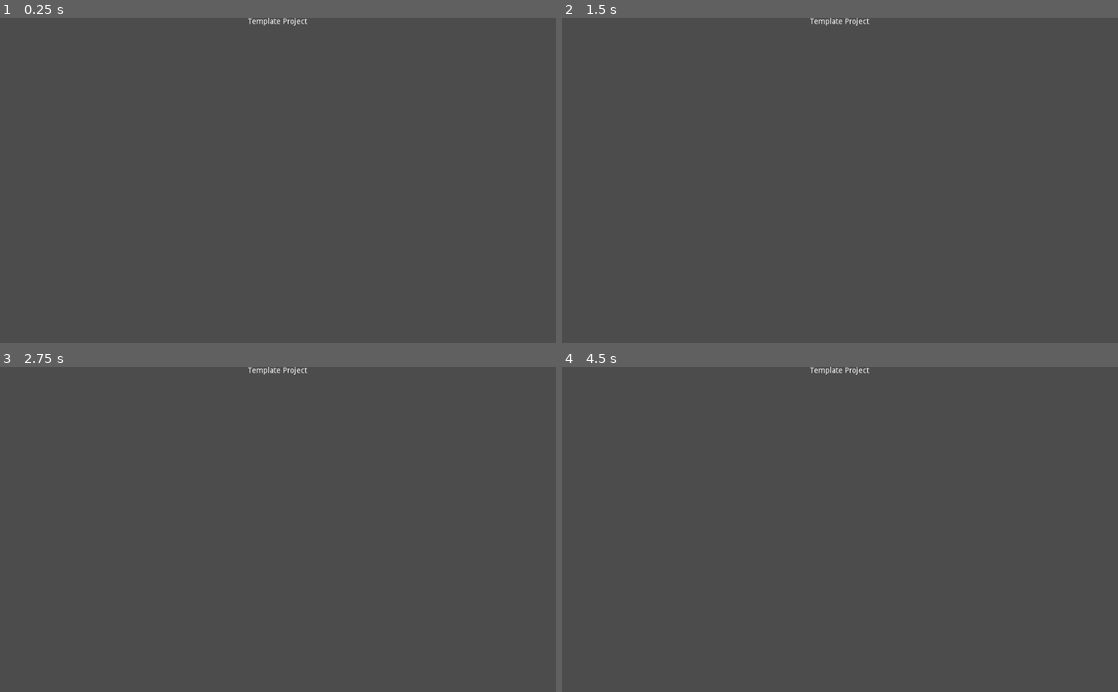
Above: before the commit, frames 1-4 (two rows, left to right).
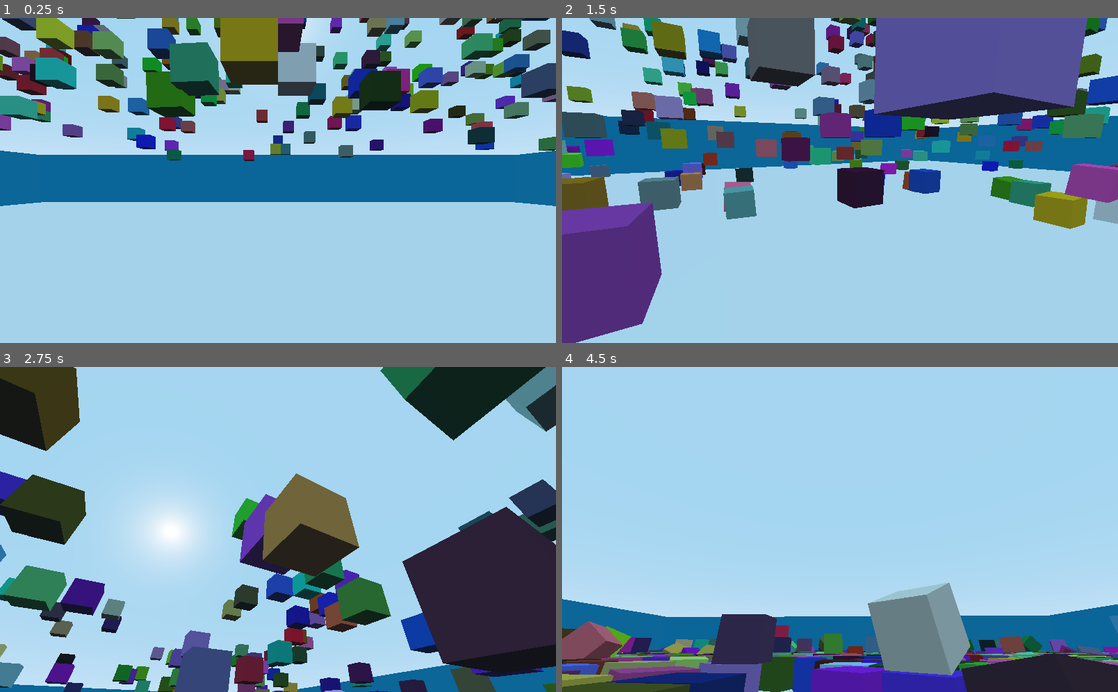
Above: after the commit, the same moments.

Repository: 201flaviosilva-labs/Et-Cetera
Game: Godot game, scene res://Main.tscn
Same seed, same stepped clock (60 frames per second), same inputs: the game is played once before the commit and once after it. Before the commit the project starts from res://src/Scenes/Start.tscn.
Inputs (mouse positions are in pixels of both pictures, inside the frame that each line leads up to):
- Up to frame 1 (0.25 s): no input
- Up to frame 2 (1.5 s): move the mouse to (962, 164) at 0.52 s; hold D (move_right, bound only after the commit) 0.53-1.28 s; hold Shift (run, bound only after the commit) 0.53-1.28 s; click (962, 164) at 0.6 s; tap Space (jump, bound only after the commit) at 0.77, 1.07 s; move the mouse to (728, 196) at 1.27 s; hold S (move_backward, bound only after the commit) from 1.28 s (still down); tap Shift (run, bound only after the commit) at 1.35 s
- Up to frame 3 (2.75 s): tap Space (jump, bound only after the commit) at 1.52, 1.55, 1.82, 2.1 s; move the mouse to (333, 458) at 2.02 s; release S (move_backward, bound only after the commit) at 2.03 s; hold D (move_right, bound only after the commit) from 2.03 s (still down); click (333, 458) at 2.3 s
- Up to frame 4 (4.5 s): move the mouse to (812, 594) at 2.77 s; release D (move_right, bound only after the commit) at 2.78 s; hold W (move_forward, bound only after the commit) 2.78-3.53 s; click (812, 594) at 2.85 s; tap Space (jump, bound only after the commit) at 3.02, 3.32, 3.77, 3.8, 4.07 s; tap Shift (run, bound only after the commit) at 3.05 s; move the mouse to (1006, 578) at 3.52 s; hold Shift (run, bound only after the commit) 3.53-4.28 s; hold A (move_left, bound only after the commit) from 3.53 s (still down); tap Escape (ui_cancel) at 4.15 s; move the mouse to (673, 480) at 4.27 s; click (673, 480) at 4.35 s

The runs differ from the first frame. In frame 1, 99% of the frame differs, in the area x 0-100%, y 0-100%; in frame 2, 98%; in frame 3, 100%; in frame 4, 100%.

Commit message:
start Godot project

Diff:
--- /dev/null
+++ b/Project/Crate.gd
@@ -0,0 +1,9 @@
+extends RigidBody
+
+onready var MESH: MeshInstance = $MeshInstance
+
+func _start(color: Color):
+	var newMaterial = SpatialMaterial.new()
+	newMaterial.albedo_color = color
+	MESH.material_override = newMaterial
+	pass
--- /dev/null
+++ b/Project/Crate.tscn
@@ -0,0 +1,22 @@
+[gd_scene load_steps=5 format=2]
+
+[ext_resource path="res://Crate.gd" type="Script" id=1]
+
+[sub_resource type="SpatialMaterial" id=3]
+
+[sub_resource type="CubeMesh" id=1]
+material = SubResource( 3 )
+
+[sub_resource type="BoxShape" id=2]
+
+[node name="Crate" type="RigidBody"]
+script = ExtResource( 1 )
+__meta__ = {
+"_edit_group_": true
+}
+
+[node name="MeshInstance" type="MeshInstance" parent="."]
+mesh = SubResource( 1 )
+
+[node name="CollisionShape" type="CollisionShape" parent="."]
+shape = SubResource( 2 )
--- /dev/null
+++ b/Project/Ground.tscn
@@ -0,0 +1,15 @@
+[gd_scene load_steps=3 format=2]
+
+[sub_resource type="PlaneMesh" id=1]
+size = Vector2( 100, 100 )
+
+[sub_resource type="ConcavePolygonShape" id=2]
+data = PoolVector3Array( 50, 0, 50, -50, 0, 50, 50, 0, -50, -50, 0, 50, -50, 0, -50, 50, 0, -50 )
+
+[node name="Ground" type="StaticBody"]
+
+[node name="MeshInstance" type="MeshInstance" parent="."]
+mesh = SubResource( 1 )
+
+[node name="CollisionShape" type="CollisionShape" parent="."]
+shape = SubResource( 2 )
--- /dev/null
+++ b/Project/Main.gd
@@ -0,0 +1,20 @@
+extends Spatial
+
+var CRATE: PackedScene = preload("res://Crate.tscn")
+var rng = RandomNumberGenerator.new()
+
+func _ready() -> void:
+	for i in range(1000):
+		_create_new_crate()
+	pass
+
+func _create_new_crate() -> void:
+	var new_crate = CRATE.instance()
+	var x = rng.randi_range(-49, 49)
+	var y = rng.randi_range(10, 50)
+	var z = rng.randi_range(-49, 49)
+	var color := Color(rng.randf(),rng.randf(),rng.randf())
+	new_crate.translate(Vector3(x,y,z))
+	new_crate.call_deferred("_start", color)
+	add_child(new_crate)
+	pass
--- /dev/null
+++ b/Project/Main.tscn
@@ -0,0 +1,32 @@
+[gd_scene load_steps=6 format=2]
+
+[ext_resource path="res://Crate.tscn" type="PackedScene" id=1]
+[ext_resource path="res://Ground.tscn" type="PackedScene" id=2]
+[ext_resource path="res://Player.tscn" type="PackedScene" id=3]
+[ext_resource path="res://Main.gd" type="Script" id=4]
+[ext_resource path="res://Wall.tscn" type="PackedScene" id=5]
+
+[node name="Main" type="Spatial"]
+script = ExtResource( 4 )
+
+[node name="Ground" parent="." instance=ExtResource( 2 )]
+
+[node name="Player" parent="." instance=ExtResource( 3 )]
+transform = Transform( 1, 0, 0, 0, 1, 0, 0, 0, 1, 0, 4, 0 )
+
+[node name="Crate" parent="." instance=ExtResource( 1 )]
+transform = Transform( 1, 0, 0, 0, 1, 0, 0, 0, 1, 1, 11, -14 )
+
+[node name="Walls" type="Spatial" parent="."]
+
+[node name="Left" parent="Walls" instance=ExtResource( 5 )]
+transform = Transform( 1, 0, 0, 0, 1, 0, 0, 0, 1, -50, 5, 0 )
+
+[node name="Right" parent="Walls" instance=ExtResource( 5 )]
+transform = Transform( 1, 0, 0, 0, 1, 0, 0, 0, 1, 50, 5, 0 )
+
+[node name="Top" parent="Walls" instance=ExtResource( 5 )]
+transform = Transform( -4.37114e-08, 0, -1, 0, 1, 0, 1, 0, -4.37114e-08, 0, 5, -50 )
+
+[node name="Bottom" parent="Walls" instance=ExtResource( 5 )]
+transform = Transform( -4.37114e-08, 0, -1, 0, 1, 0, 1, 0, -4.37114e-08, 0, 5, 50 )
--- /dev/null
+++ b/Project/Player.gd
@@ -0,0 +1,61 @@
+extends KinematicBody
+
+export (float) var NORMAL_SPEED: float = 10
+export (float) var JUMP_FORCE: float = 10
+export (Vector3) var GRAVITY: Vector3 = Vector3.DOWN * 15
+export (float) var MOUSE_SENSIVITY: float = 0.3
+
+var velocity: Vector3 = Vector3.ZERO
+var is_jumping: bool = false
+
+onready var CAMERA: Camera = $Camera
+
+func _ready() -> void:
+	Input.set_mouse_mode(Input.MOUSE_MODE_CAPTURED)
+	pass
+
+func _process(delta: float) -> void:
+	var input = Vector3.ZERO
+	var speed = NORMAL_SPEED
+
+	# Jump
+	if Input.is_action_just_pressed("jump") and is_on_floor():
+		velocity.y += JUMP_FORCE
+		is_jumping = true
+	else: is_jumping = false
+
+	# Move
+	if Input.is_action_pressed("run"): speed = NORMAL_SPEED * 1.5
+
+	if Input.is_action_pressed("move_forward"): input += -speed * transform.basis.z
+	if Input.is_action_pressed("move_backward"): input += speed * transform.basis.z
+
+	if Input.is_action_pressed("move_left"): input += -speed * transform.basis.x
+	if Input.is_action_pressed("move_right"): input += speed * transform.basis.x
+
+	velocity.x = input.x
+	velocity.z = input.z
+	pass
+
+func _physics_process(delta: float) -> void:
+	velocity += GRAVITY * delta
+
+	var snap_vector = Vector3.DOWN if not is_jumping else Vector3.ZERO
+
+	velocity = move_and_slide_with_snap(velocity, snap_vector, Vector3.UP, true, 4, deg2rad(70))
+	pass
+
+func _unhandled_input(event: InputEvent) -> void:
+	if event is InputEventMouseMotion:
+		rotate_y(deg2rad(-event.relative.x * MOUSE_SENSIVITY))
+		CAMERA.rotate_x(deg2rad(-event.relative.y * MOUSE_SENSIVITY))
+		CAMERA.rotation.x = clamp(CAMERA.rotation.x , deg2rad(-90), deg2rad(90))
+
+	if Input.is_action_pressed("ui_cancel"):
+		Input.set_mouse_mode(Input.MOUSE_MODE_VISIBLE)
+		get_tree().set_input_as_handled()
+		pass
+
+	if Input.is_action_just_pressed("click") and Input.get_mouse_mode() == Input.MOUSE_MODE_VISIBLE:
+		Input.set_mouse_mode(Input.MOUSE_MODE_CAPTURED)
+	pass
--- /dev/null
+++ b/Project/Player.tscn
@@ -0,0 +1,25 @@
+[gd_scene load_steps=4 format=2]
+
+[ext_resource path="res://Player.gd" type="Script" id=1]
+
+[sub_resource type="CapsuleMesh" id=1]
+
+[sub_resource type="CapsuleShape" id=2]
+
+[node name="Player" type="KinematicBody"]
+script = ExtResource( 1 )
+__meta__ = {
+"_edit_group_": true
+}
+
+[node name="MeshInstance" type="MeshInstance" parent="."]
+transform = Transform( 1, 0, 0, 0, -4.37114e-08, -1, 0, 1, -4.37114e-08, 0, 0, 0 )
+mesh = SubResource( 1 )
+
+[node name="CollisionShape" type="CollisionShape" parent="."]
+transform = Transform( 1, 0, 0, 0, -4.37114e-08, -1, 0, 1, -4.37114e-08, 0, 0, 0 )
+shape = SubResource( 2 )
+
+[node name="Camera" type="Camera" parent="."]
+transform = Transform( 1, 0, 0, 0, 1, 0, 0, 0, 1, 0, 1.11079, -0.930673 )
+current = true
--- /dev/null
+++ b/Project/Wall.tscn
@@ -0,0 +1,19 @@
+[gd_scene load_steps=4 format=2]
+
+[sub_resource type="SpatialMaterial" id=2]
+albedo_color = Color( 0, 0.643137, 0.858824, 1 )
+
+[sub_resource type="CubeMesh" id=1]
+material = SubResource( 2 )
+
+[sub_resource type="BoxShape" id=3]
+
+[node name="Wall" type="StaticBody"]
+
+[node name="MeshInstance" type="MeshInstance" parent="."]
+transform = Transform( 0.05, 0, 0, 0, 5, 0, 0, 0, 50, 0, 0, 0 )
+mesh = SubResource( 1 )
+
+[node name="CollisionShape" type="CollisionShape" parent="."]
+transform = Transform( 0.05, 0, 0, 0, 5, 0, 0, 0, 50, 0, 0, 0 )
+shape = SubResource( 3 )
--- a/Project/project.godot
+++ b/Project/project.godot
@@ -8,15 +8,62 @@
 
 config_version=4
 
+_global_script_classes=[  ]
+_global_script_class_icons={
+}
+
 [application]
 
-config/name="Template Repository"
-run/main_scene="res://src/Scenes/Start.tscn"
+config/name="Et Cetera"
+run/main_scene="res://Main.tscn"
 config/icon="res://icon.png"
 
-[physics]
+[input]
 
-common/enable_pause_aware_picking=true
+move_left={
+"deadzone": 0.5,
+"events": [ Object(InputEventKey,"resource_local_to_scene":false,"resource_name":"","device":0,"alt":false,"shift":false,"control":false,"meta":false,"command":false,"pressed":false,"scancode":65,"physical_scancode":0,"unicode":0,"echo":false,"script":null)
+, Object(InputEventKey,"resource_local_to_scene":false,"resource_name":"","device":0,"alt":false,"shift":false,"control":false,"meta":false,"command":false,"pressed":false,"scancode":16777231,"physical_scancode":0,"unicode":0,"echo":false,"script":null)
+ ]
+}
+move_right={
+"deadzone": 0.5,
+"events": [ Object(InputEventKey,"resource_local_to_scene":false,"resource_name":"","device":0,"alt":false,"shift":false,"control":false,"meta":false,"command":false,"pressed":false,"scancode":68,"physical_scancode":0,"unicode":0,"echo":false,"script":null)
+, Object(InputEventKey,"resource_local_to_scene":false,"resource_name":"","device":0,"alt":false,"shift":false,"control":false,"meta":false,"command":false,"pressed":false,"scancode":16777233,"physical_scancode":0,"unicode":0,"echo":false,"script":null)
+ ]
+}
+move_forward={
+"deadzone": 0.5,
+"events": [ Object(InputEventKey,"resource_local_to_scene":false,"resource_name":"","device":0,"alt":false,"shift":false,"control":false,"meta":false,"command":false,"pressed":false,"scancode":87,"physical_scancode":0,"unicode":0,"echo":false,"script":null)
+, Object(InputEventKey,"resource_local_to_scene":false,"resource_name":"","device":0,"alt":false,"shift":false,"control":false,"meta":false,"command":false,"pressed":false,"scancode":16777232,"physical_scancode":0,"unicode":0,"echo":false,"script":null)
+ ]
+}
+move_backward={
+"deadzone": 0.5,
+"events": [ Object(InputEventKey,"resource_local_to_scene":false,"resource_name":"","device":0,"alt":false,"shift":false,"control":false,"meta":false,"command":false,"pressed":false,"scancode":83,"physical_scancode":0,"unicode":0,"echo":false,"script":null)
+, Object(InputEventKey,"resource_local_to_scene":false,"resource_name":"","device":0,"alt":false,"shift":false,"control":false,"meta":false,"command":false,"pressed":false,"scancode":16777234,"physical_scancode":0,"unicode":0,"echo":false,"script":null)
+ ]
+}
+jump={
+"deadzone": 0.5,
+"events": [ Object(InputEventKey,"resource_local_to_scene":false,"resource_name":"","device":0,"alt":false,"shift":false,"control":false,"meta":false,"command":false,"pressed":false,"scancode":32,"physical_scancode":0,"unicode":0,"echo":false,"script":null)
+, Object(InputEventKey,"resource_local_to_scene":false,"resource_name":"","device":0,"alt":false,"shift":false,"control":false,"meta":false,"command":false,"pressed":false,"scancode":86,"physical_scancode":0,"unicode":0,"echo":false,"script":null)
+ ]
+}
+run={
+"deadzone": 0.5,
+"events": [ Object(InputEventKey,"resource_local_to_scene":false,"resource_name":"","device":0,"alt":false,"shift":false,"control":false,"meta":false,"command":false,"pressed":false,"scancode":16777237,"physical_scancode":0,"unicode":0,"echo":false,"script":null)
+ ]
+}
+click={
+"deadzone": 0.5,
+"events": [ Object(InputEventMouseButton,"resource_local_to_scene":false,"resource_name":"","device":0,"alt":false,"shift":false,"control":false,"meta":false,"command":false,"button_mask":0,"position":Vector2( 0, 0 ),"global_position":Vector2( 0, 0 ),"factor":1.0,"button_index":1,"pressed":false,"doubleclick":false,"script":null)
+ ]
+}
+
+[mono]
+
+project/assembly_name="Et Cetera"
 
 [rendering]
 
--- a/Project/src/Scenes/Start.tscn
+++ /dev/null
@@ -1,12 +0,0 @@
-[gd_scene format=2]
-
-[node name="Start" type="Control"]
-anchor_right = 1.0
-anchor_bottom = 1.0
-
-[node name="Label" type="Label" parent="."]
-anchor_right = 1.0
-margin_bottom = 14.0
-text = "Template Project"
-align = 1
-valign = 1
Not shown, changed: Project/export_presets.cfg
Binary file changed: Project/icon.png
Not shown, removed: Project/src/Assets/Fonts/PressStart2P/OFL.txt
Binary file removed: Project/src/Assets/Fonts/PressStart2P/PressStart2P-Regular.ttf
Binary file removed: Project/src/Assets/Sprites/Balls/Blue.png
Not shown, removed: Project/src/Assets/Sprites/Balls/Blue.png.import
Binary file removed: Project/src/Assets/Sprites/Balls/Green.png
Not shown, removed: Project/src/Assets/Sprites/Balls/Green.png.import
Binary file removed: Project/src/Assets/Sprites/Balls/Red.png
Not shown, removed: Project/src/Assets/Sprites/Balls/Red.png.import
Binary file removed: Project/src/Assets/Sprites/Balls/Yellow.png
Not shown, removed: Project/src/Assets/Sprites/Balls/Yellow.png.import
(and 1 more such lines)
